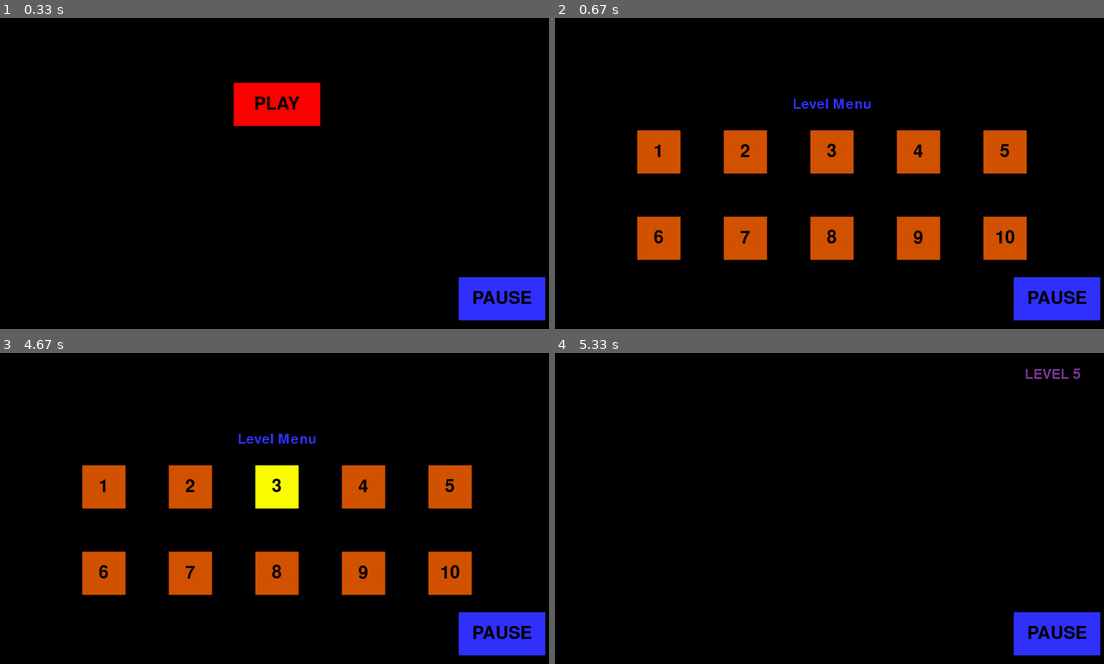
Above: before the commit, frames 1-4 (two rows, left to right).
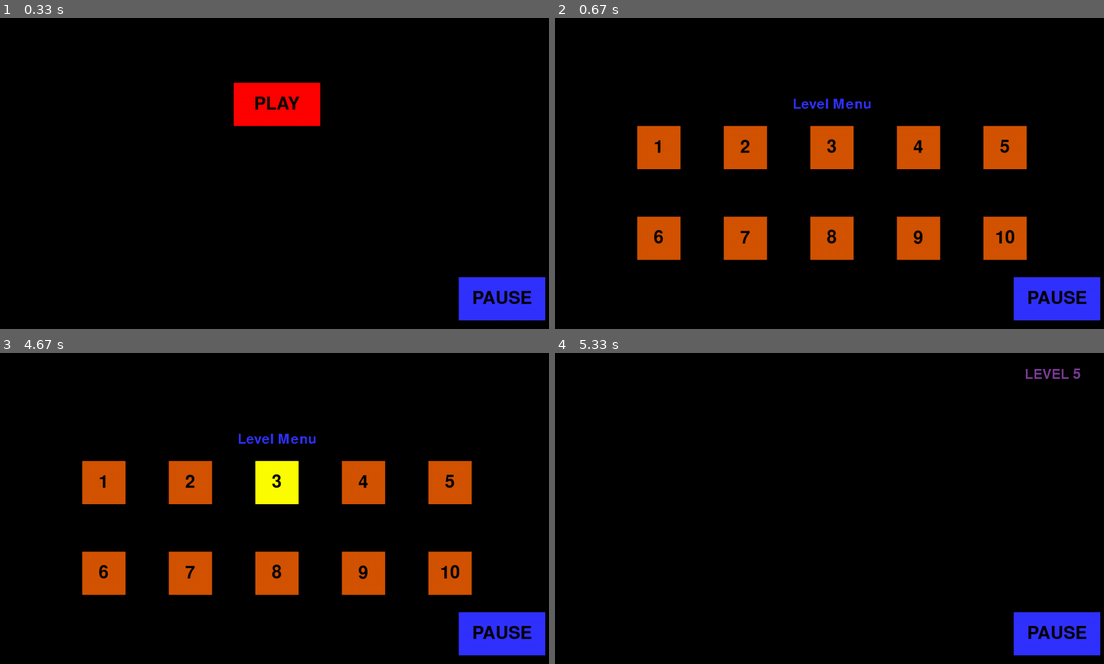
Above: after the commit, the same moments.

Repository: KUP9752/Kagan-Project
Game: pygame game, started from Project.py
Two runs of this game, one before a commit and one after it. Both use one fixed random seed, a clock stepped at 60 frames per second and the inputs below.
Inputs (mouse positions are in pixels of both pictures, inside the frame that each line leads up to):
- Up to frame 1 (0.33 s): no input
- Up to frame 2 (0.67 s): click "PLAY" at 0.38 s
- Up to frame 3 (4.67 s): click "3" at 0.72 s; hold D 1-1.47 s; hold W 1.5-1.8 s; hold D 1.83-2.3 s; hold A 2.33-2.87 s; hold S 2.9-3.2 s; hold A 3.23-3.63 s; hold W 3.67-4.03 s; click (477, 617) at 4.12 s; click "LEVELS" at 4.45 s
- Up to frame 4 (5.33 s): click (686, 393) at 4.78 s; click "5" at 5.12 s

Frame 1 is identical in both runs. In frame 2, 1.5% of the frame differs, in the area x 14-86%, y 34-50%; in frame 3, 1.5%; in frame 4, nothing differs.

Commit message:
fixed position of level blocks and added colour list
Colour list default set to orange/yellow, then green/aqua for palyed and completed levels, fixed double button clicking when clicking the plevel level 3 was clicking [FIXED]

Diff:
--- a/Project.py
+++ b/Project.py
@@ -66,6 +66,8 @@
 
     def get_key_state(self):
         return self.keycollected
+    def set_key_state(self, state):
+        self.keycollected =True
 
     def update(self):
         #------Level border collision logic
@@ -290,10 +292,10 @@
 ##---------------------------------------------------------------------Functions/Procedures---------------------------------------------------------------------##
 
 
-def set_level_colour(num):
-    level_buttons[num].colour = YELLOW
-def reset_level_colour(num):
-    level_buttons[num].colour = ORANGE
+def set_level_colour(num, colour):
+    level_buttons[num].colour = colour
+def reset_level_colour(num, colour):
+    level_buttons[num].colour = colour
 
 def level_selector(num):
     num = int(num)
@@ -455,6 +457,11 @@
     comptextRect.center = (640,300)
     return screen.blit(comptext, comptextRect)
 
+def level_complete(level):
+    level = int(level) - 1
+    level_colour_data[level] = [GREEN, AQUA]
+
+
 
 
 ###------------------------------------Level Creation---------------------------------###
@@ -566,8 +573,9 @@
 
 level_buttons = []
 level_x_places=[190,390,590,790,990,190,390,590,790,990]
-level_y_places=[260,260,260,260,260,460,460,460,460,460]
+level_y_places=[250,250,250,250,250,460,460,460,460,460]
 level_numbers = ['1','2','3','4','5','6','7','8','9','10']
+level_colour_data = [[ORANGE, YELLOW],[ORANGE, YELLOW],[ORANGE, YELLOW],[ORANGE, YELLOW],[ORANGE, YELLOW],[ORANGE, YELLOW],[ORANGE, YELLOW],[ORANGE, YELLOW],[ORANGE, YELLOW],[ORANGE, YELLOW]]
 level_running = False
 
 
@@ -578,12 +586,13 @@
 for counter in range(0,10):
     level_button = Button(ORANGE,level_x_places[counter], level_y_places[counter],100,100,PLAYfont,level_numbers[counter])
     level_buttons.append(level_button)
+
 pause_button = Button(BLUE,1060,600,200,100,bigfont,'PAUSE')
 pmenu_button = Button(ORANGE, 540, 250, 200, 50, font, 'MENU')
 plevel_button = Button(ORANGE,540,350, 200,50,font,'LEVELS')
 pquit_button = Button(RED, 540, 450, 200, 50, font, 'QUIT')
 
-endlevel_button = Button(ORANGE, 440, 500, 400, 50, font, 'Return to Menu')
+endlevel_button = Button(ORANGE, 440, 350, 400, 50, font, 'Return to Menu')
 
 # -- current_level //used later to determine which level is running
 
@@ -704,10 +713,10 @@
 
             for counter in range(0,10):
                 if play_game and level_buttons[counter].isOver(mouse_pos):
-                    set_level_colour(counter) #-calls procedure to change button hover colour
+                    set_level_colour(counter, level_colour_data[counter][1]) #-calls procedure to change button hover colour
                 elif play_game:
-                    reset_level_colour(counter) #-calls procedure that can revert the colour
-        if play_game and not(pause_menu) and event.type == pygame.MOUSEBUTTONDOWN:  #checks if a level is clicked
+                    reset_level_colour(counter, level_colour_data[counter][0]) #-calls procedure that can revert the colour
+        if play_game and not(pause_menu) and not end_level and event.type == pygame.MOUSEBUTTONDOWN:  #checks if a level is clicked
             for counter in range(0,10):
                 if level_buttons[counter].isOver(mouse_pos):
                     current_level =level_numbers[counter]
@@ -754,6 +763,7 @@
         #checks whether the key has been collected to finish the level
             for item in exit_group:
                 if item.get_state() == 1:
+                    player.set_key_state(True)
                     key_col_text()
                     item.change_colour(GREEN)
                     exit_hit_group = pygame.sprite.groupcollide(player_group, exit_group, False, False)
@@ -770,7 +780,7 @@
             play_game = False
             endlevel_button.draw(screen)
             level_complete_text()
-
+            level_complete(current_level)
             level_clear()   #clears the all sprites group
 
 
